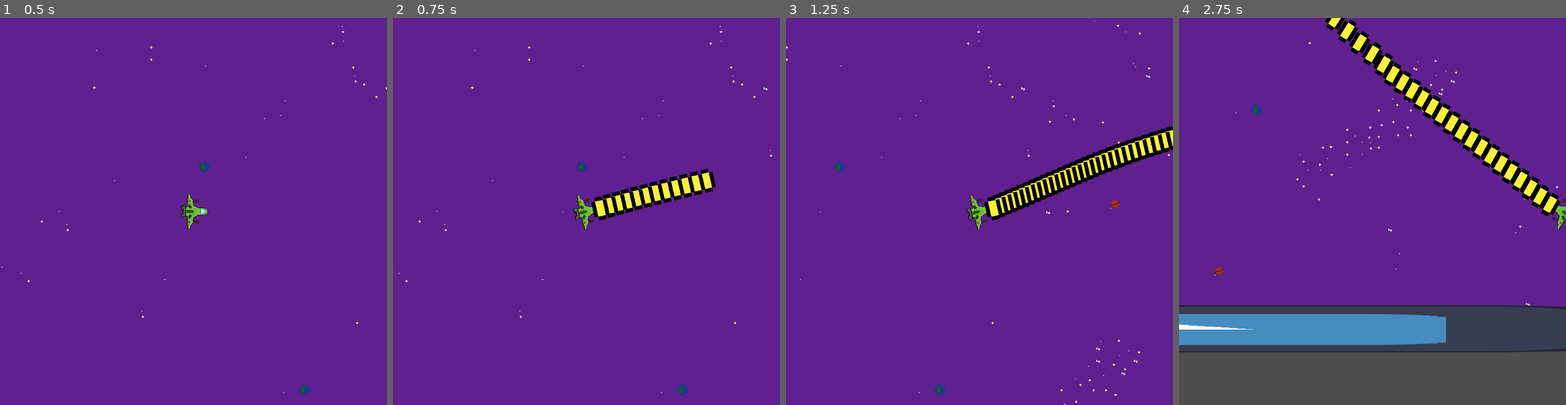
Above: before the commit, frames 1-4 (left to right).
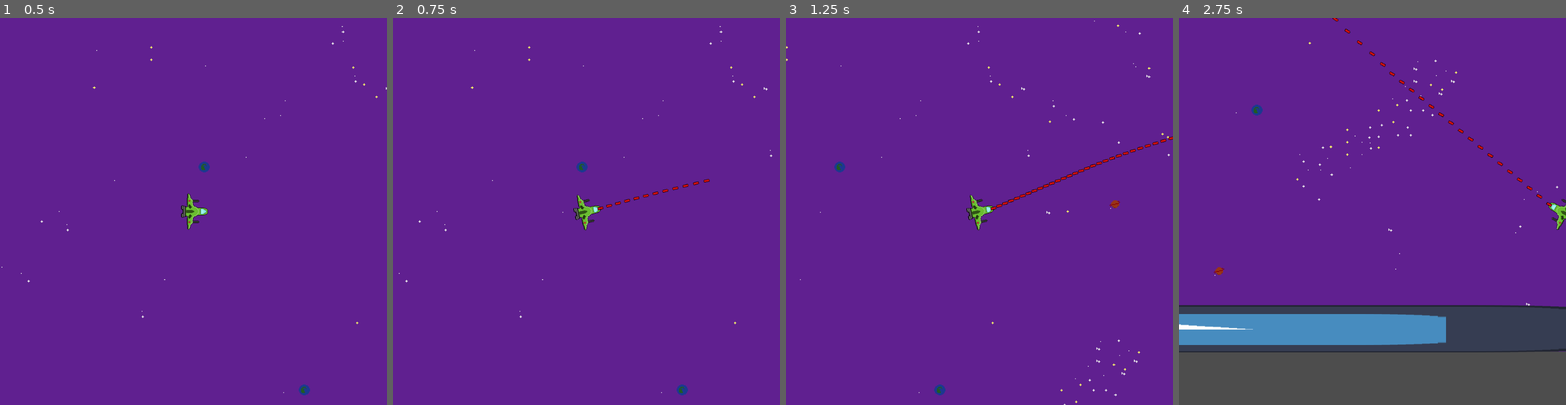
Above: after the commit, the same moments.

Repository: daltHub/Untitled-Space-Game
Game: Godot game, scene res://main.tscn
Same seed, same stepped clock (60 frames per second), same inputs: the game is played once before the commit and once after it. The engine's default icon, where the game draws it, is replaced by a stand-in: a white triangle on a blue panel in a dark square.
Inputs (mouse positions are in pixels of both pictures, inside the frame that each line leads up to):
- Up to frame 1 (0.5 s): no input
- Up to frame 2 (0.75 s): tap Enter at 0.5 s; move the mouse to (671, 192) at 0.52 s; press the mouse at (671, 192) at 0.53 s; hold D (move_right) from 0.53 s (still down)
- Up to frame 3 (1.25 s): keep holding D (move_right)
- Up to frame 4 (2.75 s): move the mouse to (1295, 230) at 1.27 s; release D (move_right) at 1.28 s; release the mouse at (1295, 230) at 1.28 s; hold S (move_down) 1.28-2.03 s; click (1295, 230) at 1.35 s; move the mouse to (1411, 126) at 2.02 s; press the mouse at (1411, 126) at 2.03 s; hold D (move_right) from 2.03 s (still down)

Frame 1 is identical in both runs. In frame 2, 1.8% of the frame differs, in the area x 51-84%, y 38-53%; in frame 3, 3.1%; in frame 4, 4.1%, in the area x 36-100%, y 0-55%.

Commit message:
updated bullet sprite

Diff:
--- a/bullet.gd
+++ b/bullet.gd
@@ -5,13 +5,9 @@
 func _physics_process(delta):
 	position += transform.x * speed * delta
 
-func _on_bullet_body_entered(body):
+
+func _on_body_entered(body):
 	if body.is_in_group("mobs"):
 		body.queue_free()
-	print("collision")
+		print("collision")
 	queue_free()
-
-
-func _on_body_entered(body):
-	queue_free()
-	pass # Replace with function body.
--- a/bullet.tscn
+++ b/bullet.tscn
@@ -3,23 +3,19 @@
 [ext_resource type="Texture2D" uid="uid://ds7ic27mnhdfm" path="res://art/player/bullet.png" id="1_qdcow"]
 [ext_resource type="Script" path="res://bullet.gd" id="1_rr8e2"]
 
-[sub_resource type="RectangleShape2D" id="RectangleShape2D_cp3iv"]
-size = Vector2(40, 61)
+[sub_resource type="RectangleShape2D" id="RectangleShape2D_in2nn"]
+size = Vector2(14, 6)
 
 [node name="Bullet" type="Area2D"]
-rotation = 1.5708
-scale = Vector2(0.1, 0.1)
-collision_layer = 2
+collision_layer = 3
 collision_mask = 3
 script = ExtResource("1_rr8e2")
-metadata/_edit_group_ = true
 
 [node name="Sprite2D" type="Sprite2D" parent="."]
-scale = Vector2(10, 10)
+rotation = 1.5708
 texture = ExtResource("1_qdcow")
 
 [node name="CollisionShape2D" type="CollisionShape2D" parent="."]
-position = Vector2(0, 0.5)
-shape = SubResource("RectangleShape2D_cp3iv")
+shape = SubResource("RectangleShape2D_in2nn")
 
 [connection signal="body_entered" from="." to="." method="_on_body_entered"]
--- a/player.tscn
+++ b/player.tscn
@@ -24,8 +24,9 @@
 sprite_frames = SubResource("SpriteFrames_jrsko")
 
 [node name="CollisionPolygon2D" type="CollisionPolygon2D" parent="."]
-visible = false
-polygon = PackedVector2Array(-3, -31, 3, -31, 7, -24, 13, -19, 19, -12, 23, 10, 24, 14, 29, 18, 27, 21, 20, 22, 4, 19, -3, 19, -9, 20, -20, 21, -27, 21, -22, 4, -16, -13)
+position = Vector2(5, 8.9407e-08)
+scale = Vector2(3.2, 1)
+polygon = PackedVector2Array(9.6875, -5, 7.1875, -10, 1.5625, -10, -1.5625, -21, -1.875, -24, 2.1875, -24, 3.125, -26, 3.125, -28, 2.5, -30, -1.875, -30, -5.3125, -47, -6.5625, -45, -7.5, -13, -10.3125, -16, -11.5625, -14, -11.5625, -6, -10.9375, -4, -10.3125, -4, -10.3125, 4, -10.9375, 4, -11.5625, 6, -11.5625, 14, -10.9375, 16, -7.8125, 14, -6.875, 12, -6.875, 34, -6.5625, 45, -5.9375, 47, -5.3125, 47, -4.0625, 42, -2.1875, 30, 2.5, 30, 3.125, 28, 3.125, 26, 2.5, 24, -1.875, 24, -1.5625, 21, -1.5625, 16, 1.5625, 10, 7.1875, 10, 10, 5)
 
 [node name="Muzzle" type="Marker2D" parent="."]
 position = Vector2(37, 0)
Binary file changed: art/player/bullet.png
